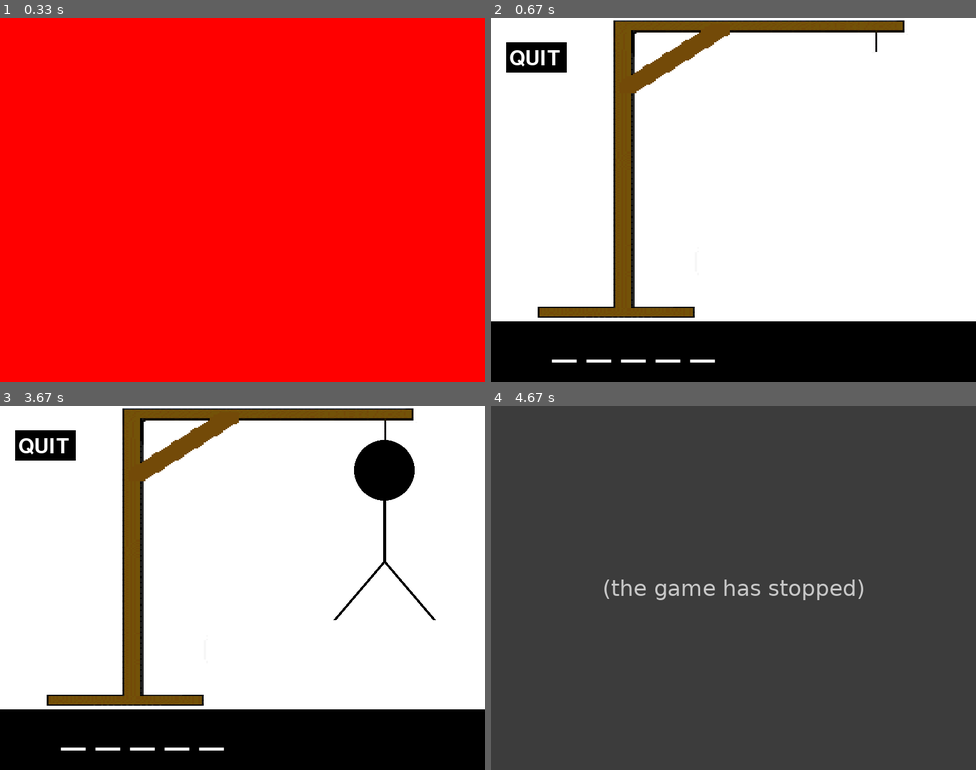
Above: before the commit, frames 1-4 (two rows, left to right).
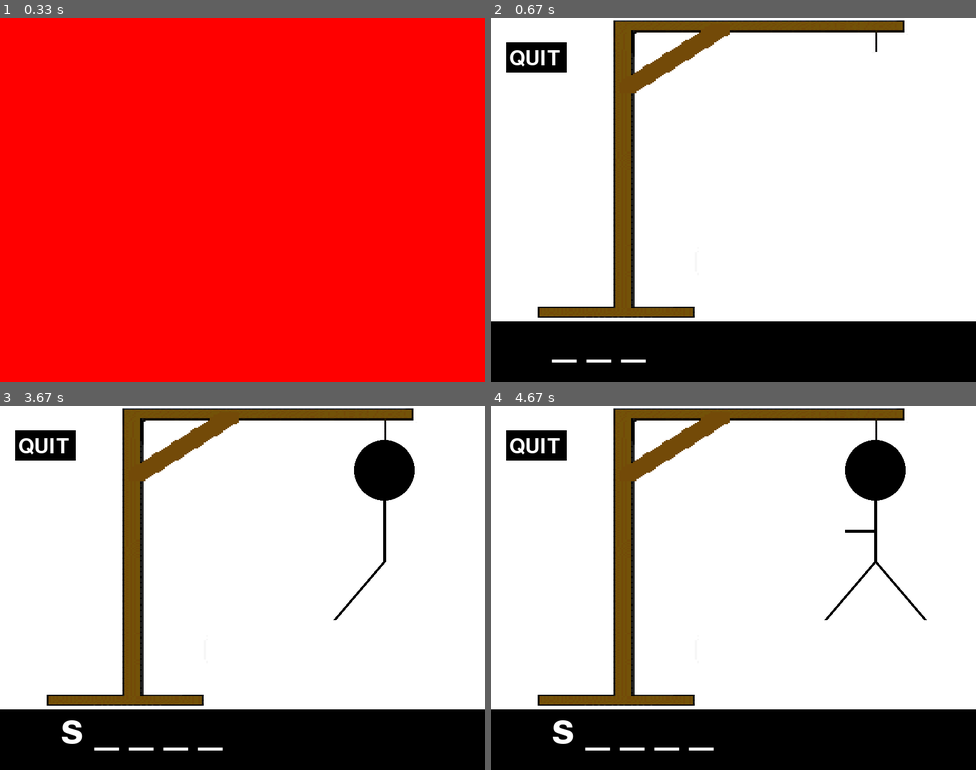
Above: after the commit, the same moments.

Repository: pdunbar1999/hangman
Game: pygame game, started from pygame_hangman.py
The game is run twice, just before and just after one commit, with the same random seed, the same clock (stepped at 60 frames per second) and the same inputs.
Inputs (mouse positions are in pixels of both pictures, inside the frame that each line leads up to):
- Up to frame 1 (0.33 s): no input
- Up to frame 2 (0.67 s): press the mouse at (714, 214) at 0.37 s; move the mouse to (801, 203) at 0.47 s; release the mouse at (888, 189) at 0.6 s
- Up to frame 3 (3.67 s): tap Y at 0.67 s; press the mouse at (43, 446) at 1.03 s; move the mouse to (164, 562) at 1.13 s; release the mouse at (286, 679) at 1.27 s; click (130, 515) at 1.88 s; hold W 2.17-2.47 s; hold D 2.5-2.97 s; hold A 3-3.53 s; hold S from 3.57 s (still down)
- Up to frame 4 (4.67 s): release S at 3.87 s; hold A 3.9-4.3 s; hold W from 4.33 s (still down)

Frame 1 is identical in both runs. In frame 2, less than 0.1% of the frame differs, in the area x 33-47%, y 93-95%; in frame 3, 0.3%; in frame 4, 100%, in the area x 0-100%, y 0-100%.
Before the commit the program exited at 4.37 s; later frames show no game.

Commit message:
Game works, completely. Still need a start screen and maybe add a few more features when restarting the game.

Diff:
--- a/pygame_hangman.py
+++ b/pygame_hangman.py
@@ -30,12 +30,43 @@
 gameDisplay = pygame.display.set_mode((display_width, display_height))
 #Now, gameDisplay is the screen we will be working with
 
-global lives_remaining
-lives_remaining = 0 #number of lives
+def pick_word():
+    lst = [
+    'table','crab','cloud','finger','broom',
+    'bug','bridge','monster','bunk bed','tree',
+    'beach','bowl','hand','hamburger','whale',
+    'spoon','kite','shoe','socks','square',
+    'candle','alligator','lion','lips','smile',
+    'corn','blanket','heart','cherry','sun',
+    'hat','swing','drum','light','monkey',
+    'dinosaur','star','wheel','ant','bus',
+    'ghost','ocean','bunny','snowman','bed',
+    'caterpillar','branch','elephant','pencil','tail',
+    'stairs','boat','bird','pants','legs',
+    'flower','sunglasses','butterfly','bracelet','door',
+    'lollipop','lizard','bread','pig','skateboard',
+    'lamp','pizza','cookie','cupcake','carrot',
+    'grapes','inchworm','ring','robot','ball',
+    'spider web','grass','duck','face','desk',
+    'bear','circle','giraffe','cat','mouse',
+    'boy','jar','airplane','seashell','nose',
+    'car','moon','glasses','train','basketball',
+    'chicken','balloon','truck','computer','book',
+    'lemon','ears','dog','doll','slide',
+    'banana','milk','clock','helicopter','cow',
+    'leaf','octopus','bone','motorcycle','apple',
+    'horse','jellyfish','shirt',
+    'head','spider','water','snowflake','house',
+    'cheese','football','mouth','orange','girl',
+    'ear','bike','pie','worm','egg',
+    'dragon','pen','eyes','snail','cup',
+    'snake','feet','coat','frog','baby']
+    x = random.randint(0,142) #gets a random int the size of the lst
+    return lst[x] #returns the word
+
 
 def start_screen():
     time.sleep(.1)
-    global event
     start_screen = True
     while start_screen:
         for event in pygame.event.get():
@@ -45,7 +76,8 @@
         pygame.display.update()
 
         if event.type == pygame.MOUSEBUTTONDOWN:
-            start_screen = False
+            #start_screen = False
+            game_loop()
 
 def add_body_parts():
     global lives_remaining #global so it knows its a global
@@ -74,7 +106,6 @@
 
 
 def ask_for_letter():
-    global event
     #checks what key was pressed down
     if event.key == pygame.K_a: #checks what key (K_s), s is key
         letter_check('a') #passes the pressed key into letter_check
@@ -144,14 +175,19 @@
 
 
 def display_word(): #displays the incompleted word at the bottom
-    global string_word
     gameDisplay.fill(black, [0,500, 800, 100]) #fills the screen where the word is black so the image can reset everytime a new letter is passed in
     q = pygame.font.SysFont('none', 100) #specifes the font wanted and the font size
     x = q.render(' '.join(string_word), True, white) #.join turns the string into a list with spaces inbetween it.
     gameDisplay.blit(x, (100,500)) #displays the word onto the screen
 
+def word_if_lost(): #displays word if you ran out of lives
+    gameDisplay.fill(black, [0,500, 800, 100]) #fills the screen where the word is black so the image can reset everytime a new letter is passed in
+    q = pygame.font.SysFont('none', 100) #specifes the font wanted and the font size
+    x = q.render(' '.join(word), True, white) #shows the word
+    gameDisplay.blit(x, (100,500)) #displays the word onto the screen
+    pygame.display.update()
+
 def quit_button(): #function for the quitbutton in the game
-    global event
     mouse = pygame.mouse.get_pos()
     if 25 + 100 > mouse [0] > 25 and 40 + 50 > mouse[1] > 40:
         pygame.draw.rect(gameDisplay, yellow, (25,40,100,50)) #highlights the rectangle
@@ -167,6 +203,16 @@
         gameDisplay.blit(x, (30,50)) #displays the word quit
 
 def game_loop():
+    global word
+    word = pick_word() #calls the functions
+    global string_word
+    string_word = []#reserving an empty list to put the word in
+
+    for x in range(0,len(word)):
+        string_word.append("_")
+        #adds _ to however many letters are needed
+
+
     global lives_remaining
     lives_remaining = 0 #number of lives
 
@@ -188,29 +234,23 @@
                 ask_for_letter()
 
         if quit_button() == 1: #quit_button returns 1 if its pressed
-            break #breaks out of this while loop
+            start_screen() #breaks out of this while loop
+            #break
         display_word()
         pygame.display.update() #updates the screen so we can see it
 
         if lives_remaining == 6:
-            print("You lost")
-            gameExit = True
-            pygame.QUIT
-            quit()
+            word_if_lost()
+            time.sleep(2)
+            start_screen()
 
         if word == ''.join(string_word): #converts the list into a string, comparing it
             print("Congrats, you got the word!")
             time.sleep(2)
             gameExit = True
 
-while True:
-    start_screen()
-
-    word = 'peter' #TESTING PURPOSES ONLY
-    string_word = []#reserving an empty list to put the word in
-
-    for x in range(0,len(word)):
-        string_word.append("_")
-        #adds _ to however many letters are needed
-
-    game_loop()
+
+
+#main loop of the game
+start_screen()
+game_loop()
